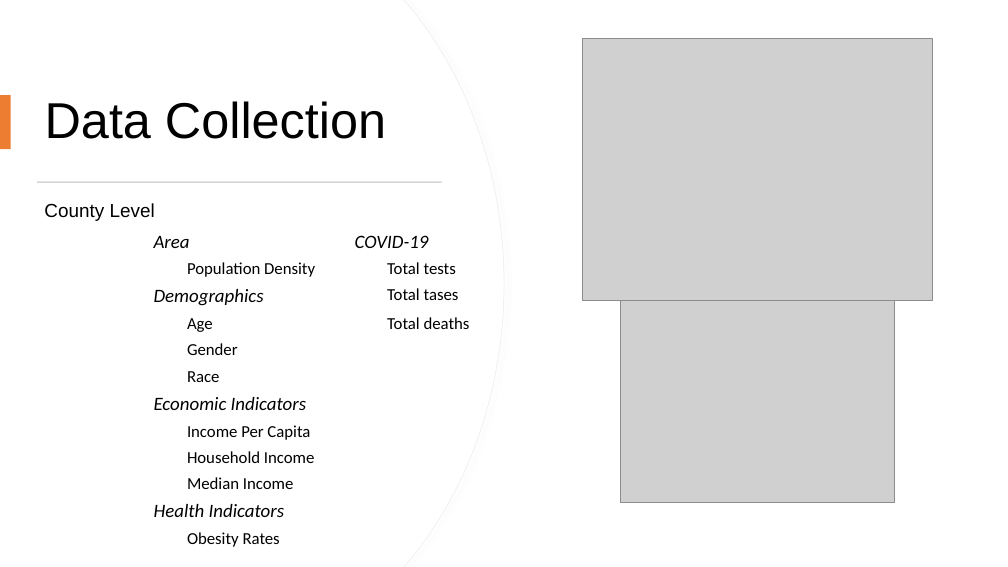
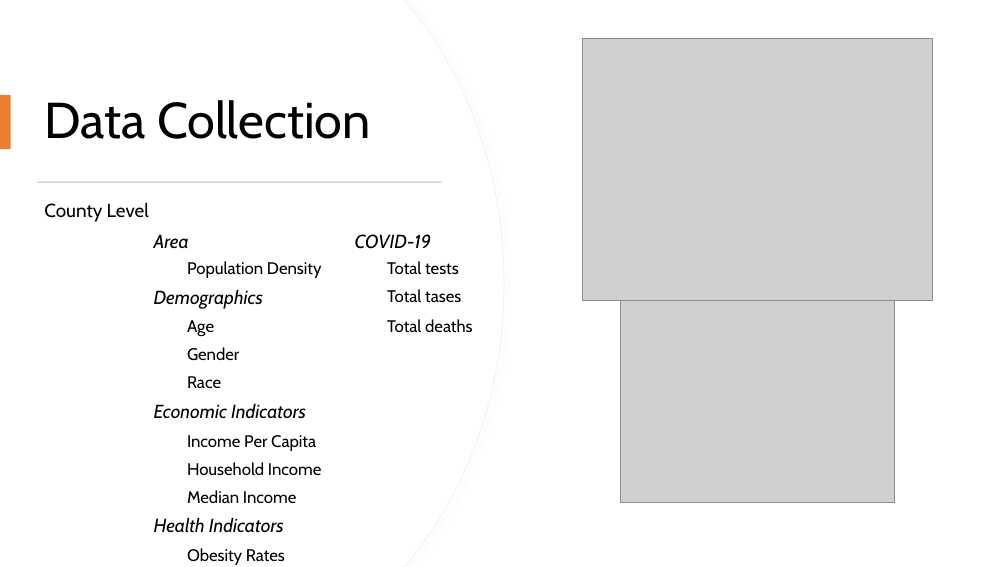
Before and after one commit to cxclark/covid19-analysis, a slide deck: slide 4 of 2020_10_30_covid_usa_analysis.pptx. Drawn at 1008x567 pixels with LibreOffice and Linux fonts; fonts in the diff are those of the drawing; grey boxes stand for pictures. Boxes give left, top, right and bottom in pixels: in the first picture for what was removed or moved away, otherwise in the second. Text is boxed around its words. In the diff, an @@ line names an element or a change of style, - is before the commit and + after.

```diff
--- a/2020_10_30_covid_usa_analysis.pptx
+++ b/2020_10_30_covid_usa_analysis.pptx
@@ title "Data Collection" at box(45, 100, 371, 139): font Arial to Cabin @@
@@ text "County Level" at box(44, 202, 149, 222): font Arial to Cabin @@
@@ table at box(146, 228, 546, 567) @@
@@ font Calibri to Cabin @@
```
Also in this commit, not shown: 22 other slides changed, 2 other files.
